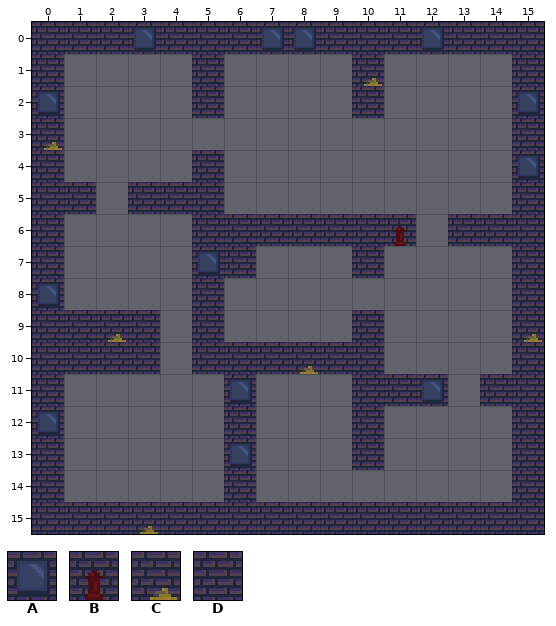
Two versions of a level (Tiled map, leveldata/threedee/06.tmx). This is how it looked before the edit.
Cells are 16x16 px. Shown: x 0..15, y 0..15.
Key: from "textures": A 0, B 1, C 2, D 3.
_ is an empty cell.
Layer "Tile Layer 1" before, first column x 0:
 0 DDDADDDAADDDADDD
 1 D____D____C____D
 2 A____D____D____A
 3 C______________D
 4 D____D_________A
 5 DD_DDD_________D
 6 D____DDDDDDB_DDD
 7 D____AD___D____D
 8 A____D_________D
 9 DDCD_D____D____C
10 DDDD_DDDCDD____D
11 D_____A___DDA_DD
12 A_____D___D____D
13 D_____A___D____D
14 D_____D________D
15 DDDCDDDDDDDDDDDD
After the commit:
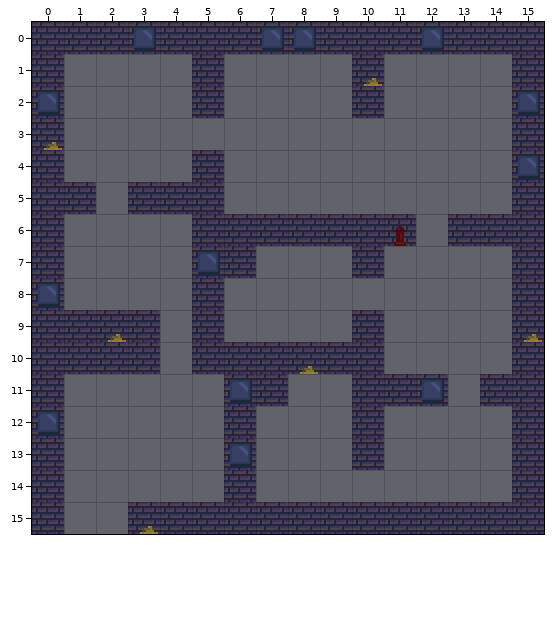
Changes in this commit:
Changed rows in their new state; . is an unchanged cell.
Layer "Tile Layer 1":
first column x 7:
11 D
first column x 1:
15 __
Where, in picture pixels (left, top, right, bottom), the same in both pictures:
added: (256, 374, 288, 406)
removed: (64, 502, 128, 534)
